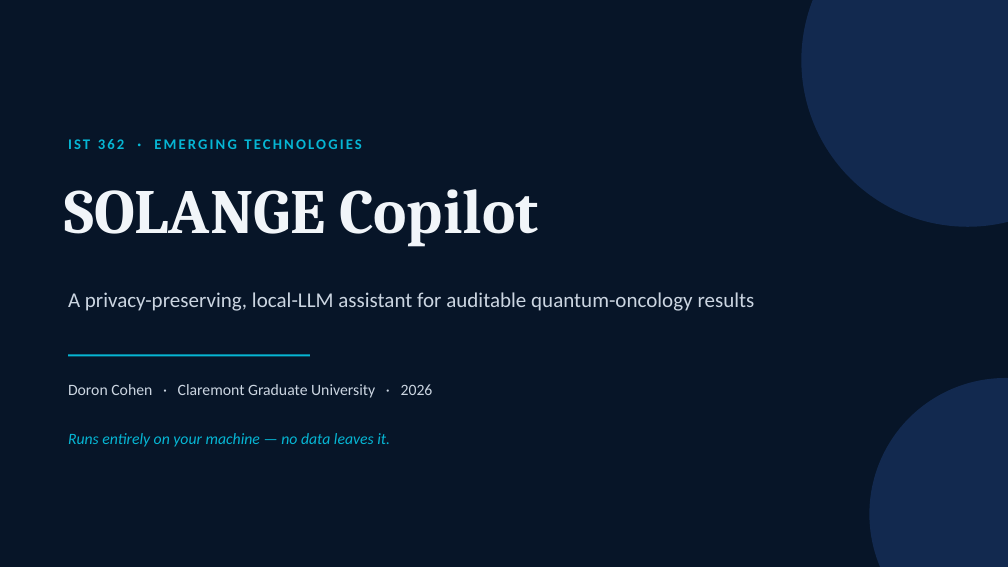
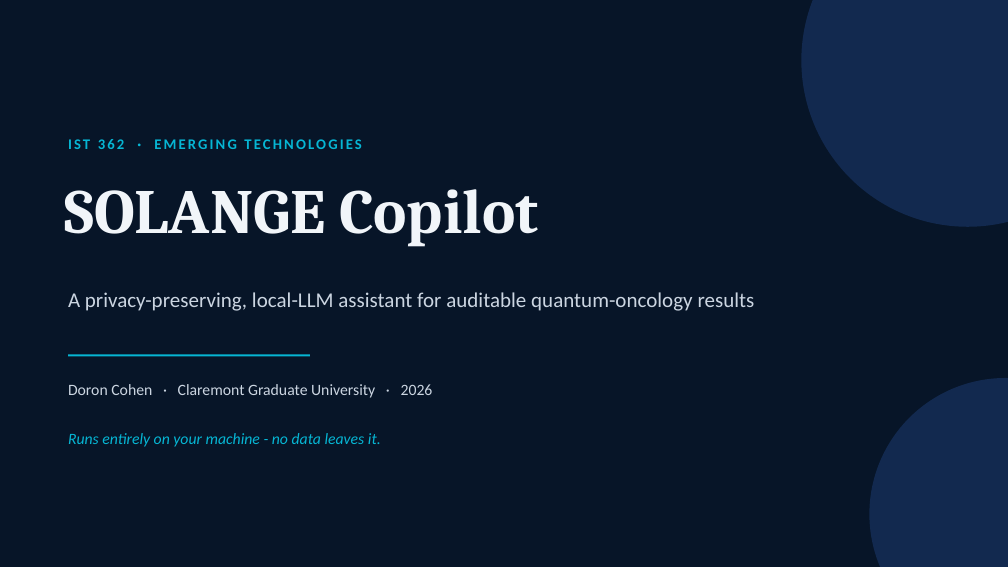
Before and after one commit to doron66-collab/lili2014, a slide deck: slide 1 of ist362_copilot/presentation/SOLANGE_Copilot_presentation.pptx. Drawn at 1008x567 pixels with LibreOffice and Linux fonts; fonts in the diff are those of the drawing. Boxes give left, top, right and bottom in pixels: in the first picture for what was removed or moved away, otherwise in the second. Text is boxed around its words. In the diff, an @@ line names an element or a change of style, - is before the commit and + after.

```diff
--- a/ist362_copilot/presentation/SOLANGE_Copilot_presentation.pptx
+++ b/ist362_copilot/presentation/SOLANGE_Copilot_presentation.pptx
@@ text at (68, 433, 381, 447): text changed @@
-Runs entirely on your machine — no data leaves it.
+Runs entirely on your machine - no data leaves it.
```
Also in this commit, not shown: 10 other slides changed.
